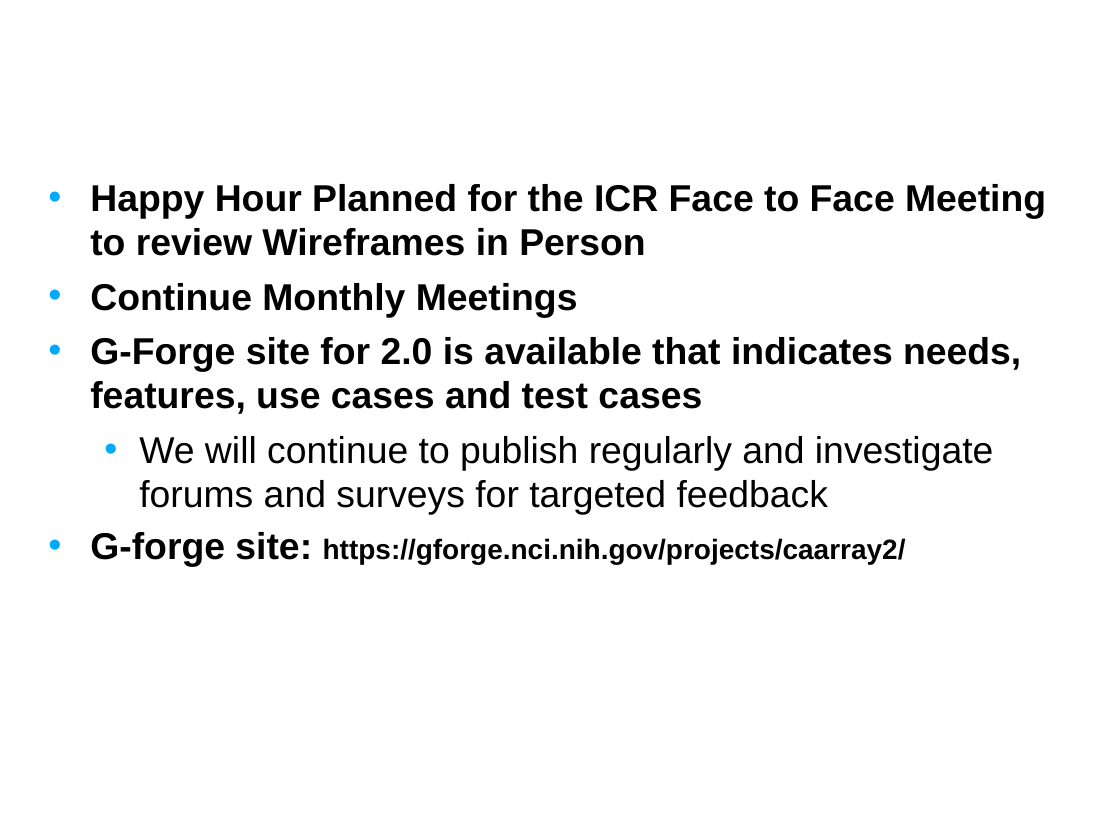
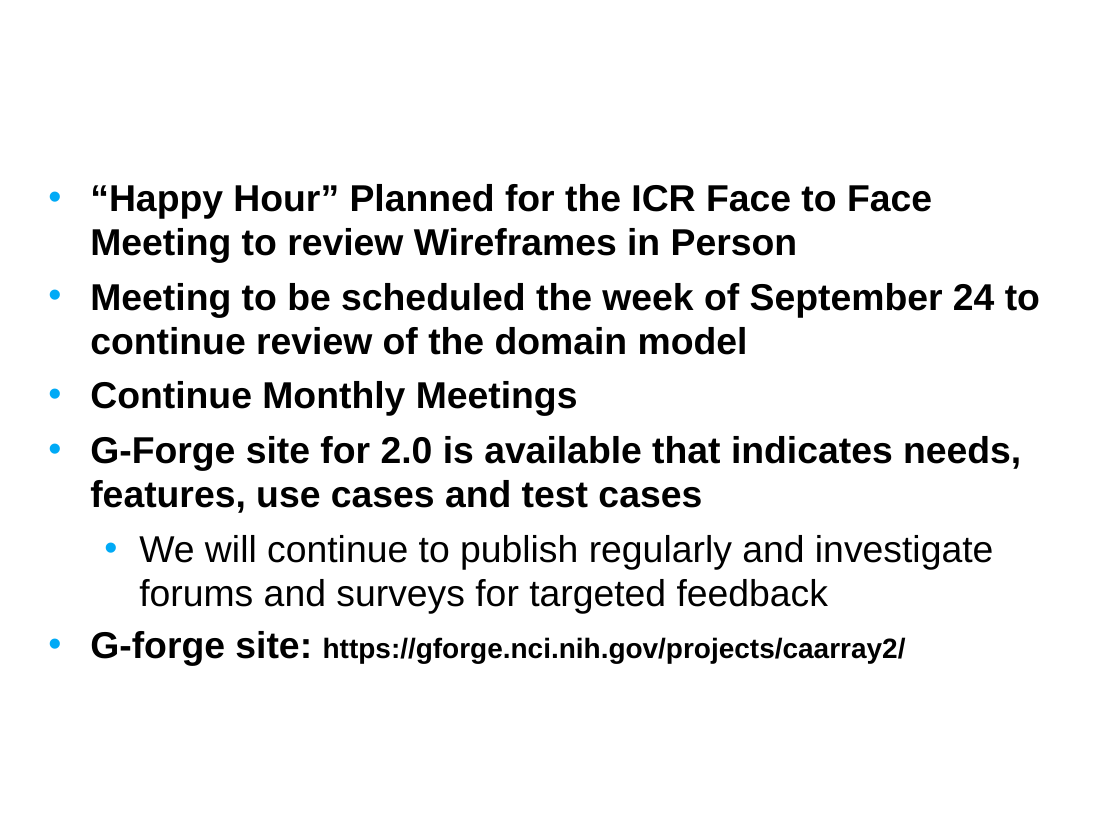
Before and after one commit to NCIP/caarray-docs, a slide deck: slide 14 of project_management/open_meetings/caArray User Community Meeting Sept 12.ppt. Drawn at 1120x840 pixels with LibreOffice and Linux fonts; fonts in the diff are those of the drawing; background and template pictures are left out. Boxes give left, top, right and bottom in pixels: in the first picture for what was removed or moved away, otherwise in the second. Text is boxed around its words. In the diff, an @@ line names an element or a change of style, - is before the commit and + after.

```diff
--- a/project_management/open_meetings/caArray User Community Meeting Sept 12.ppt
+++ b/project_management/open_meetings/caArray User Community Meeting Sept 12.ppt
@@ text at box(90, 184, 1040, 355): text changed @@
-• Happy Hour Planned for the ICR Face to Face Meeting to review Wireframes in Person
+• “Happy Hour” Planned for the ICR Face to Face Meeting to review Wireframes in Person
+• Meeting to be scheduled the week of September 24 to continue review of the domain model
```
Also in this commit, not shown: 7 other slides changed.
